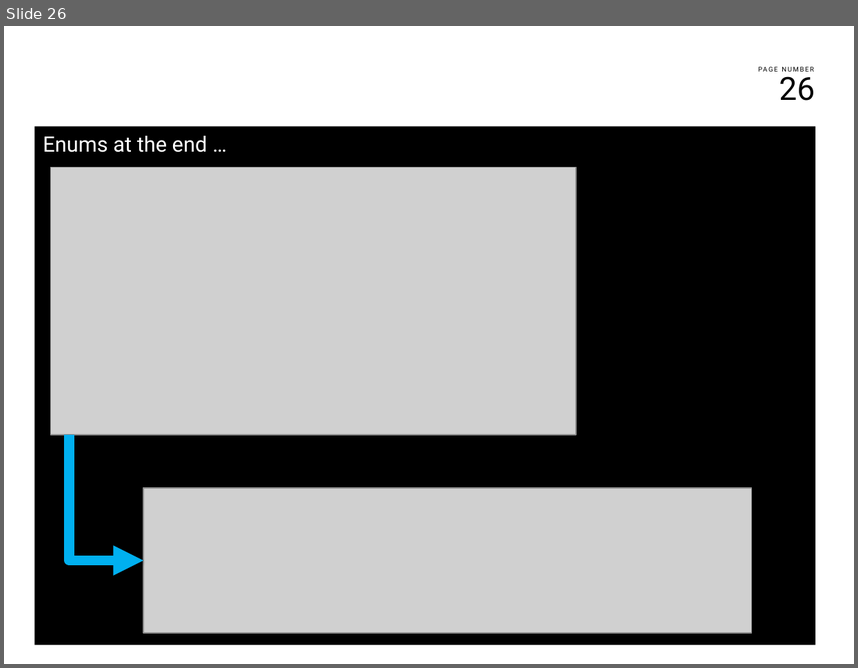
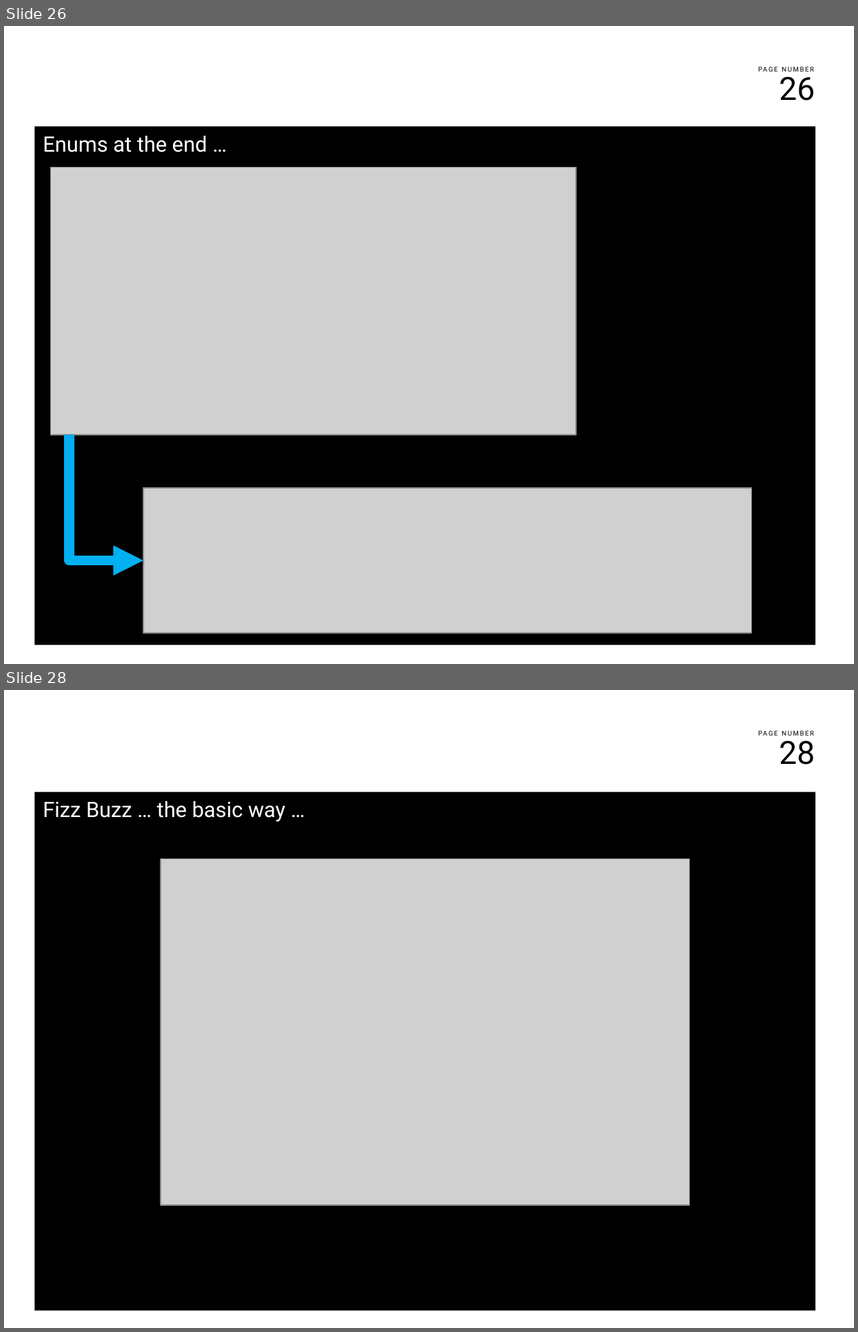
Before and after one commit to franco-melandri/NoIF, a slide deck: docs/noif.pptx. Shown one above the other, each under a label of ours: slide 26 before the commit, slides 26 and 28 after it; the slides between them are not shown. The pictures are 858x668 and 858x1332 pixels, drawn with LibreOffice and Linux fonts; fonts in the diff are those of the drawing; grey boxes stand for pictures; background and template pictures are left out. Boxes give left, top, right and bottom in pixels: in the first picture for what was removed or moved away, otherwise in the second. Text is boxed around its words. In the diff, an @@ line names an element or a change of style, - is before the commit and + after.

```diff
--- a/docs/noif.pptx
+++ b/docs/noif.pptx
@@ slide 28 added at <box>4,690,854,1328</box>, background #FFFFFF; not listed: 2 template elements that a slide beside it also shows @@
@@ text added at <box>34,792,816,1310</box>, fill #000000, 18 pt, text #FFFFFF @@
+Fizz Buzz … the basic way …
@@ picture added at <box>161,859,689,1205</box> @@
```
Also in this commit, not shown: 2 slides changed, 4 other slides added, 1 other file.
